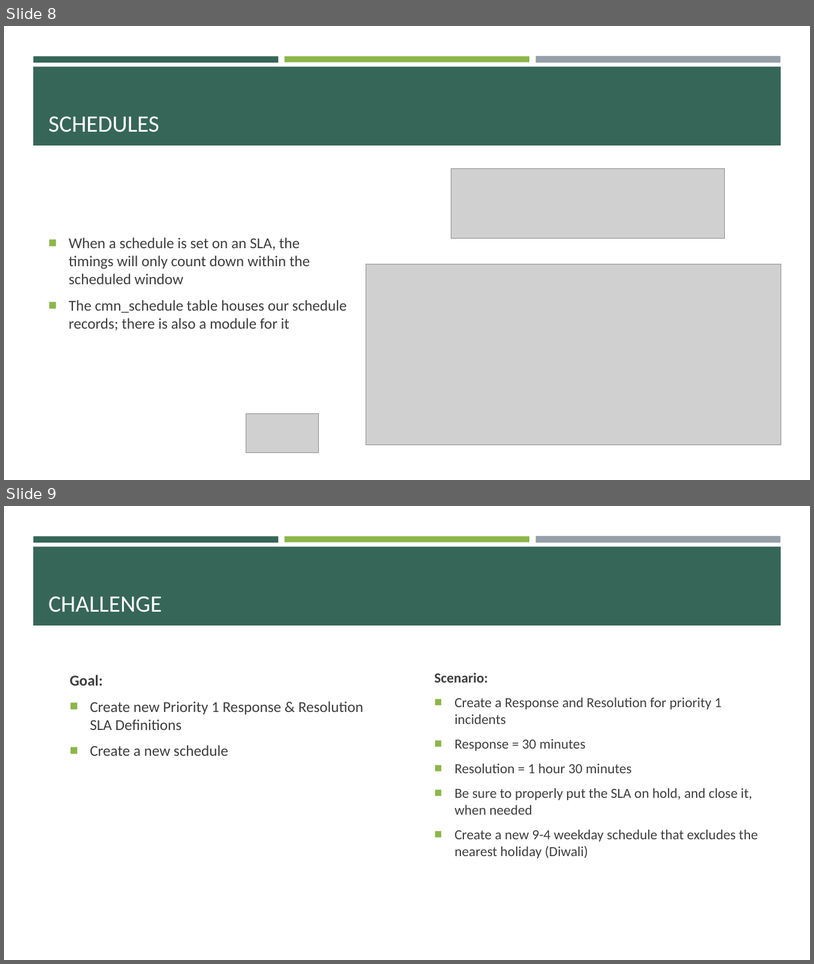
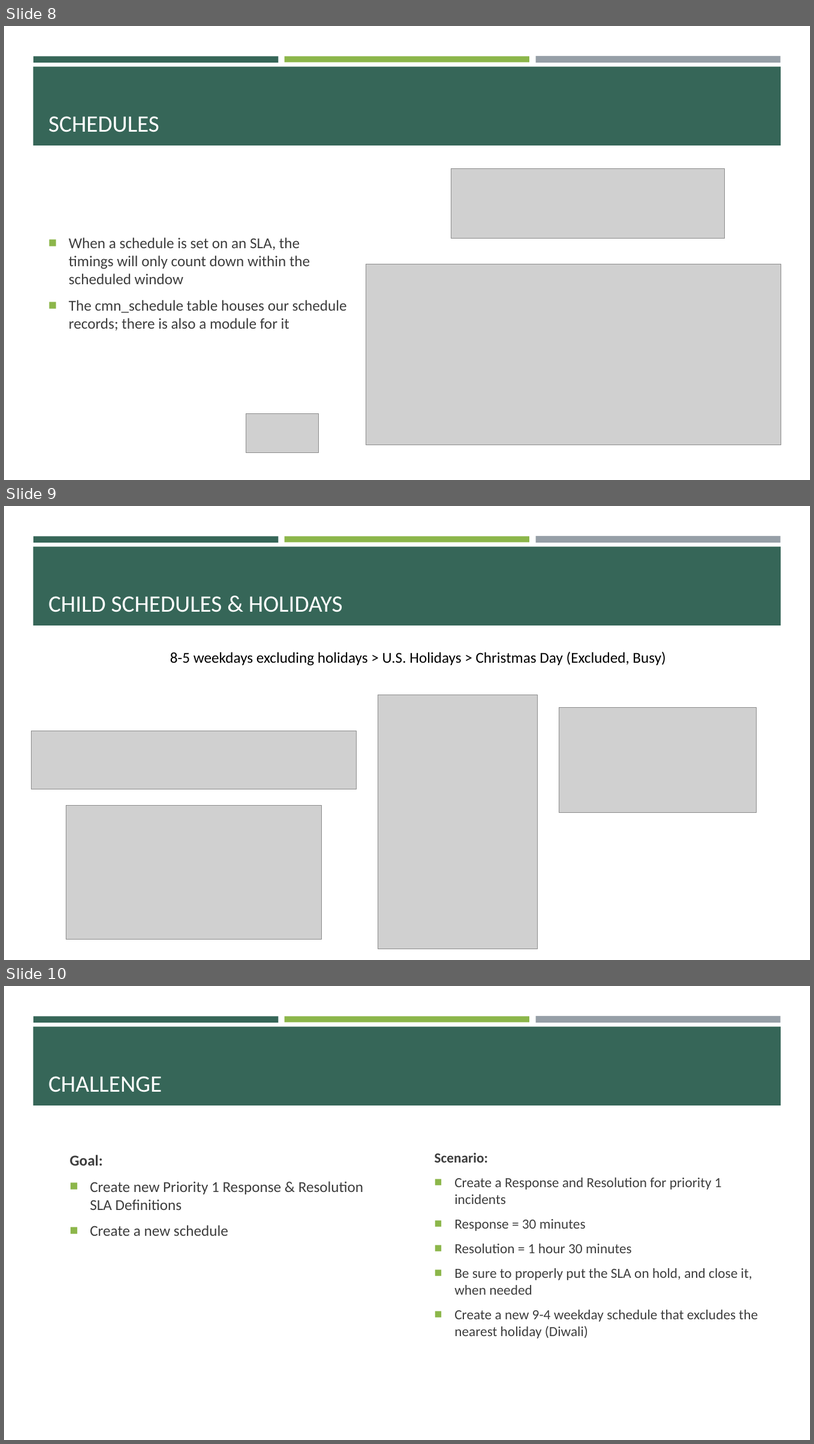
Before and after one commit to e-m-wilson/SNOW, a slide deck: Week_4/Service_Level_Management.pptx. Shown one above the other, each under a label of ours: slides 8 and 9 before the commit, slides 8, 9 and 10 after it. The pictures are 814x964 and 814x1444 pixels, drawn with LibreOffice and Linux fonts; fonts in the diff are those of the drawing; grey boxes stand for pictures. Boxes give left, top, right and bottom in pixels: in the first picture for what was removed or moved away, otherwise in the second. Text is boxed around its words. In the diff, an @@ line names an element or a change of style, - is before the commit and + after.

```diff
--- a/Week_4/Service_Level_Management.pptx
+++ b/Week_4/Service_Level_Management.pptx
@@ slide 9 added at box(4, 506, 810, 960), background #FFFFFF; not listed: 4 template elements that a slide beside it also shows @@
@@ title added at box(48, 596, 343, 612), 28 pt, text #FFFFFF @@
+CHILD SCHEDULES & HOLIDAYS
@@ text added at box(170, 651, 666, 666), 18 pt, text #000000 @@
+8-5 weekdays excluding holidays > U.S. Holidays > Christmas Day (Excluded, Busy)
@@ picture added at box(378, 695, 537, 949) @@
@@ picture added at box(560, 708, 756, 813) @@
@@ picture added at box(31, 731, 357, 789) @@
@@ picture added at box(66, 805, 321, 939) @@
@@ what was slide 9 is now slide 10 @@
```
Also in this commit, not shown: 1 slide changed.
